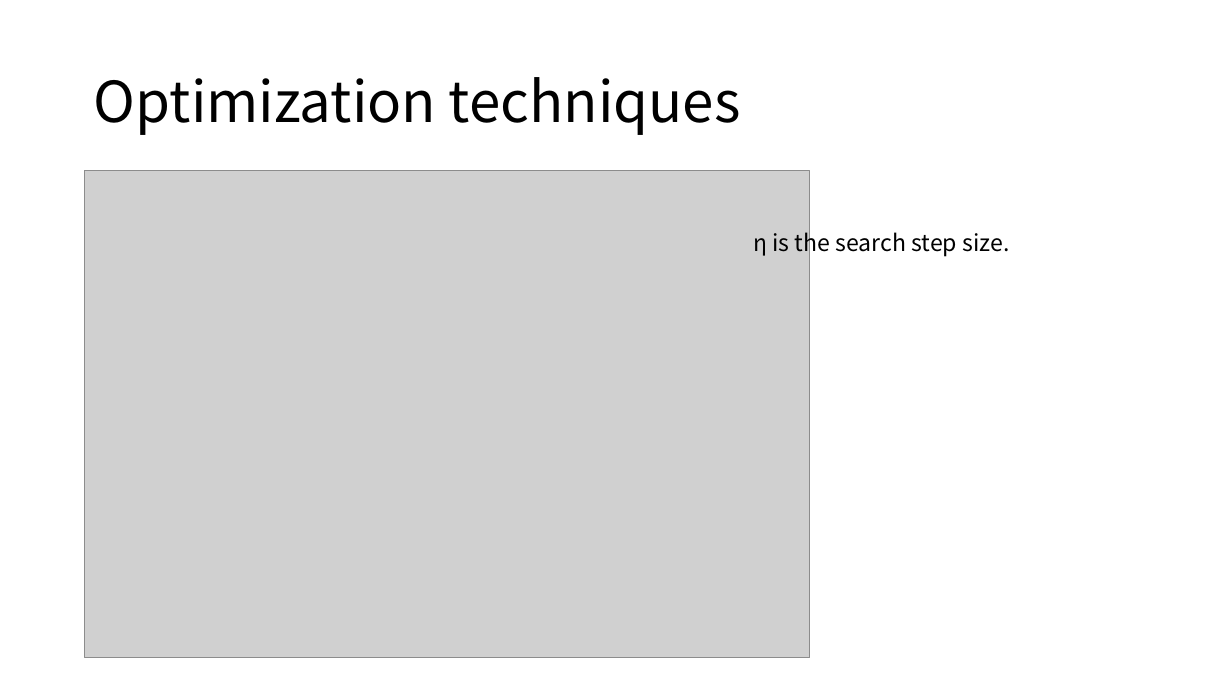
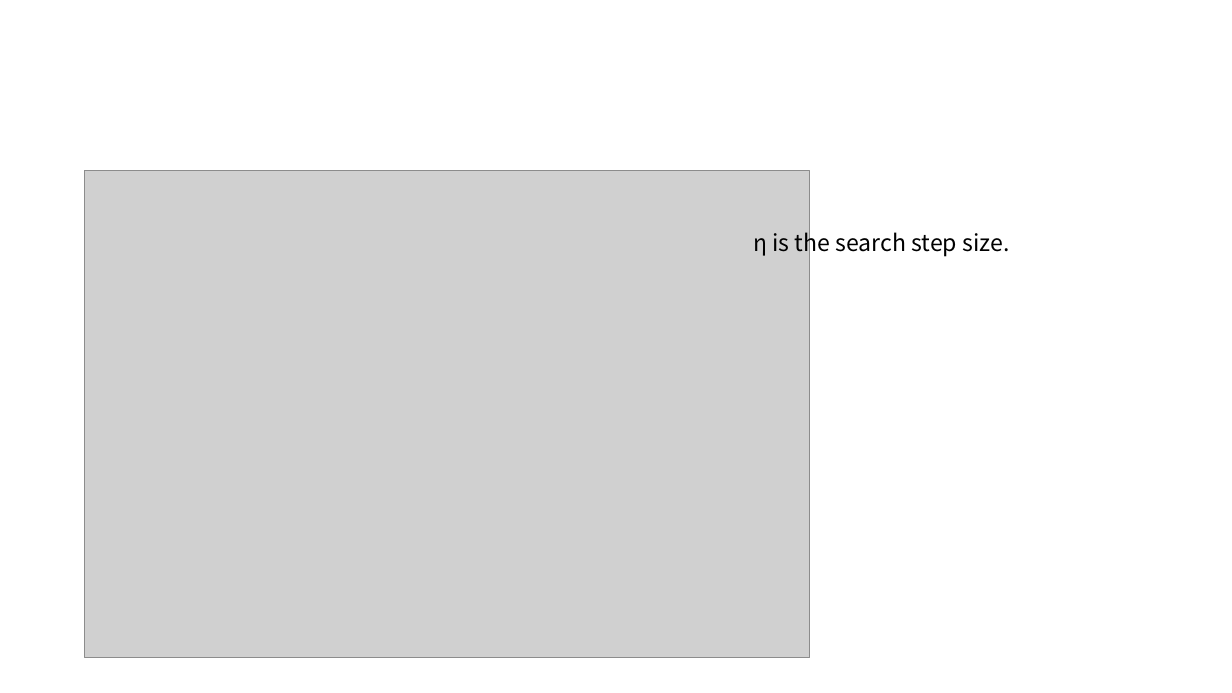
Before and after one commit to cloudspurs/klz, a slide deck: slide 13 of computer_science/statistics/model/hmm/bkt/papers/individualized-bayesian-knowledge-tracing.pptx (slide 11 before the commit). Drawn at 1232x693 pixels with LibreOffice and Linux fonts; fonts in the diff are those of the drawing; grey boxes stand for pictures. Boxes give left, top, right and bottom in pixels: in the first picture for what was removed or moved away, otherwise in the second. Text is boxed around its words. In the diff, an @@ line names an element or a change of style, - is before the commit and + after.

```diff
--- a/computer_science/statistics/model/hmm/bkt/papers/individualized-bayesian-knowledge-tracing.pptx
+++ b/computer_science/statistics/model/hmm/bkt/papers/individualized-bayesian-knowledge-tracing.pptx
@@ title removed at [94,77,741,135] @@
-Optimization techniques
```
Also in this commit, not shown: 7 other slides changed, 3 slides added, 10 other files.
